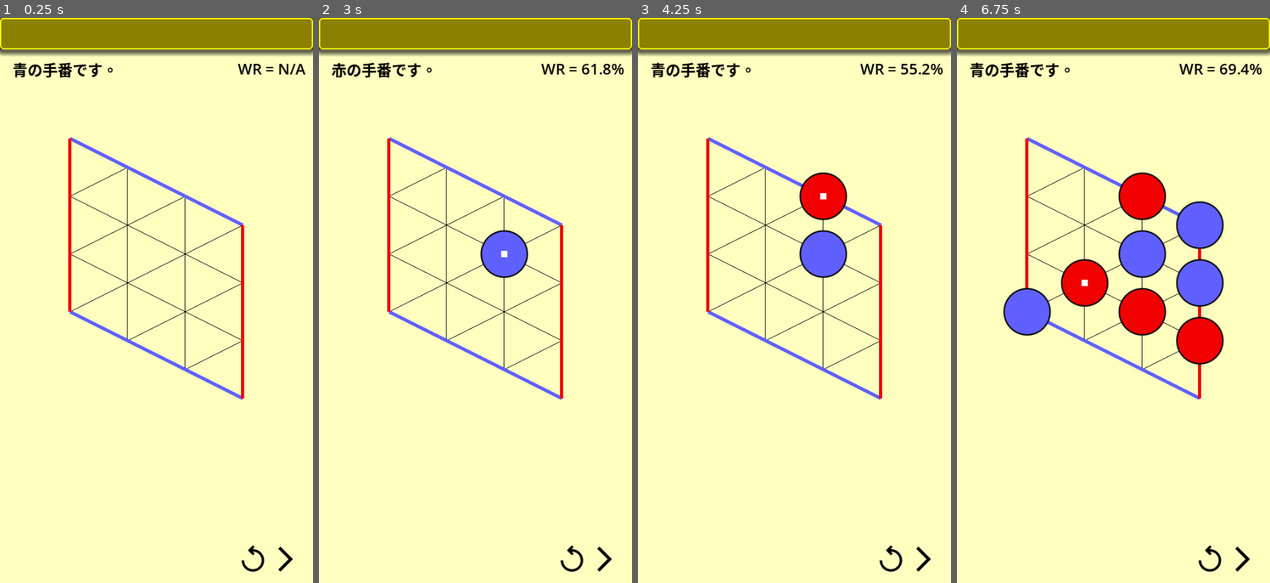
Above: before the commit, frames 1-4 (left to right).
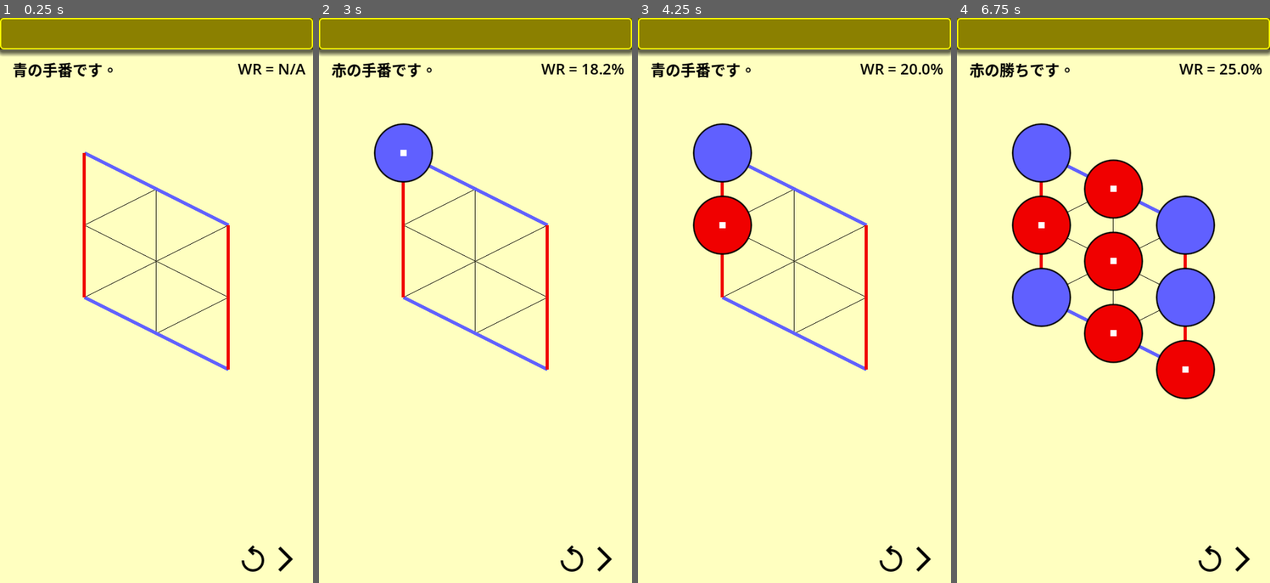
Above: after the commit, the same moments.

Repository: vivisuke/HexGame
Game: Godot game, scene res://main.tscn
Two runs of this game, one before a commit and one after it. Both use one fixed random seed, a clock stepped at 60 frames per second and the inputs below.
Inputs (mouse positions are in pixels of both pictures, inside the frame that each line leads up to):
- Up to frame 1 (0.25 s): no input
- Up to frame 2 (3 s): click (572, 560) at 0.5 s; click (572, 560) at 1.25 s; click (572, 560) at 2 s; click (603, 560) at 2.75 s
- Up to frame 3 (4.25 s): click (922, 560) at 3.5 s
- Up to frame 4 (6.75 s): click (1241, 560) at 4.25 s; tap Enter at 5, 6.5 s; move the mouse to (1182, 272) at 5.02 s; click (1182, 272) at 5.17 s; tap Space at 5.75 s; move the mouse to (1050, 328) at 5.77 s; click (1050, 328) at 5.92 s; move the mouse to (1144, 176) at 6.52 s; click (1144, 176) at 6.67 s

The runs differ from the first frame. In frame 1, 4.0% of the frame differs, in the area x 21-79%, y 21-68%; in frame 2, 6.2%; in frame 3, 8.2%; in frame 4, 17%, in the area x 4-94%, y 7-68%.

Commit message:
0054 ◎ C 01/30 01/31 0.001│ToDo│MCTS.do_search()：最良ノードが未展開の場合は展開

Diff:
--- a/hexgame/scripts/Board.gd
+++ b/hexgame/scripts/Board.gd
@@ -4,7 +4,7 @@
 enum {
 	EMPTY = 0, BLACK, WHITE, BWALL, WWALL
 }
-const N_HORZ = 4
+const N_HORZ = 3
 const ARY_WIDTH = N_HORZ + 1
 const ARY_HEIGHT = N_HORZ + 2
 const ARY_SIZE = ARY_WIDTH * ARY_HEIGHT
@@ -332,9 +332,9 @@
 func sel_move_MCTS(next):
 	var mcts = MCTS.new(self, next)
 	#mcts.add_children()
-	var mv = mcts.do_search(1000)
+	var mv = mcts.do_search(10)
 	win_rate = mcts.win_rate
-	#mcts.print()
+	mcts.print()
 	return mv
 func _ready():
 	pass # Replace with function body.
--- a/hexgame/scripts/MCTS.gd
+++ b/hexgame/scripts/MCTS.gd
@@ -84,13 +84,42 @@
 	root_node.print(0)
 func add_children():
 	pass
+func do_expand_node(node, rbd, col):
+	for y in range(board_size):
+		for x in range(board_size):
+			if board.get_col(x, y) == Board.EMPTY:
+				node.visits += 1
+				node.children.push_back(MCTSNode.new(node, Vector2(x, y), player_color))
+				node.children.back().visits = 1
+				var bd = Board.new()
+				bd.copy_from(rbd)
+				if bd.playout_random(col, x, y) == col:
+					root_node.children.back().wins = 1
+
 func do_search(iterations: int) -> Vector2:
 	for i in range(iterations):
+		var bd = Board.new()
+		bd.copy_from(board)
+		var col = player_color			# 次の手番色
 		var node : MCTSNode = root_node # 探索開始ノードを根ノードに設定
 		node = node.select_child_ucb(c_puct, node.visits) # UCB で子ノードを選択
-		do_rollout(board, node, player_color)
+		var go = false
+		while !node.children.is_empty():
+			node = node.select_child_ucb(c_puct, node.visits) # UCB で子ノードを選択
+			if bd.put_col(node.move.x, node.move.y, col):		# 終局
+				go = true
+				break;
+			col = (Board.BLACK + Board.WHITE) - col
+		if go:
+			continue
+		# ノード展開（Expansion）
+		if node.children.is_empty():
+			var o_col = (Board.BLACK + Board.WHITE) - col
+			do_expand_node(node, bd, o_col)
+		# ロールアウト（Rollout）
+		do_rollout(bd, node, col)
+	# 出来上がったツリーから最善手を求める
 	var mv = Vector2(-1, -1)
-	#var mx = -INF
 	win_rate = -INF
 	for node in root_node.children:
 		if float(node.wins)/node.visits > win_rate:
Not shown, changed: HexGame.spr
